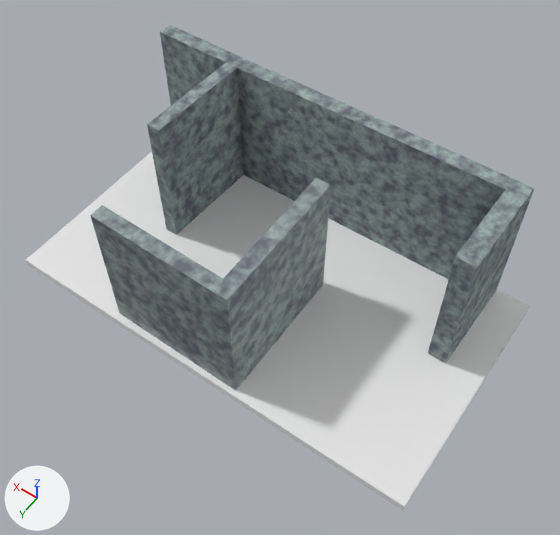
A saved change to the FBX model Assets/Models/Roof3.fbx.
Before and after are seen from a 50 mm lens placed at (-5.35, 8.54, 11.26), pointed at (-0.34, 1.53, 0.26). The axes (+X, +Y, +Z) are drawn at lower left. The lights are the same throughout. The older version comes first. Where no turn or scale is listed for an object, it has been applied to the vertices.

Before the edit, the objects in view are built like this:
```python
me_cube_246 = bpy.data.meshes.new('Cube.246')
me_cube_246.from_pydata(...)  # 28 vertices, 20 faces; spans x -3.88..3.86, y -1.13..1.41, z -2.14..0.8
me_cube_246.materials.append(mat_wall1baked)  # picture img_roof3_wall1_png
me_cube_252 = bpy.data.meshes.new('Cube.252')
me_cube_252.from_pydata(...)  # 16 vertices, 11 faces; spans x -1.34..1.48, y -2.3..0.56, z -2.14..0.78
me_cube_252.materials.append(mat_wall2baked)  # picture img_roof3wall2_png
me_cube_253 = bpy.data.meshes.new('Cube.253')
me_cube_253.from_pydata(...)  # 60 vertices, 58 faces; spans x -4.62..4.01, y -2.41..2.37, z 0.08..0.23
me_cube_253.materials.append(mat_colorgrid)  # white #e7e7e7
ob_cube_214 = bpy.data.objects.new('Cube.214', me_cube_253)
ob_cube_214.location = (0.34, 1.29, -1.01)
ob_cube_275 = bpy.data.objects.new('Cube.275', me_cube_246)
ob_cube_275.location = (0.29, 0.04, 1.31)
ob_cube_276 = bpy.data.objects.new('Cube.276', me_cube_252)
ob_cube_276.location = (0.47, 3.04, 1.27)
```
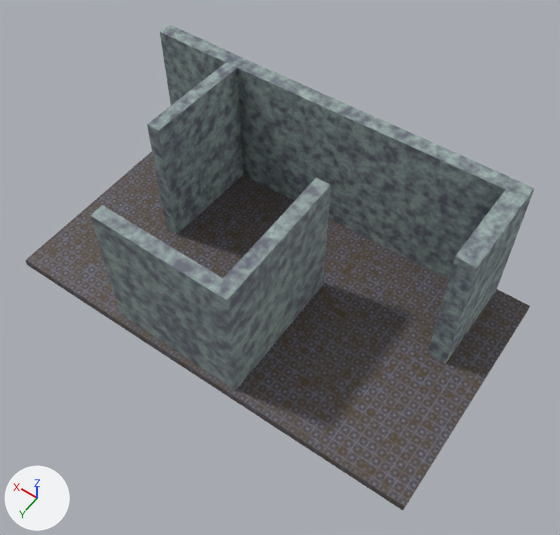
Boxes [x1, y1, x2, y2] around the edits, measured in the pictures (560 x 535 px):
part 1 of me_cube_253, recoloured (white to grey): [26, 152, 530, 510] in both

The change in detail:
Picture 'Roof3 floor.png' (img_roof3_floor_png) is new.
Picture 'Roof3Ceiling.png' (img_roof3ceiling_png) is new.
Material 'FloorBaked' (mat_floorbaked) is new.
Its texture is img_roof3_floor_png (with its transparency).
Material 'CeilingBaked' (mat_ceilingbaked) is new.
Its texture is img_roof3ceiling_png (with its transparency).
Its roughness is 0.611.
me_cube_253 has 60 vertices, 58 faces and spans x -4.62..4.01, y -2.41..2.37, z 0.08..0.23.
me_cube_253 is used by ob_cube_214; location (0.34, 1.29, -1.01).
me_cube_253 part 1: all 38 faces centred in x -4.62..4.01, y -2.4..2.37, z 0.15..0.23 switch from mat_colorgrid (white #e7e7e7) to mat_floorbaked (picture img_roof3_floor_png).
me_cube_253 gains material mat_ceilingbaked (picture img_roof3ceiling_png).
